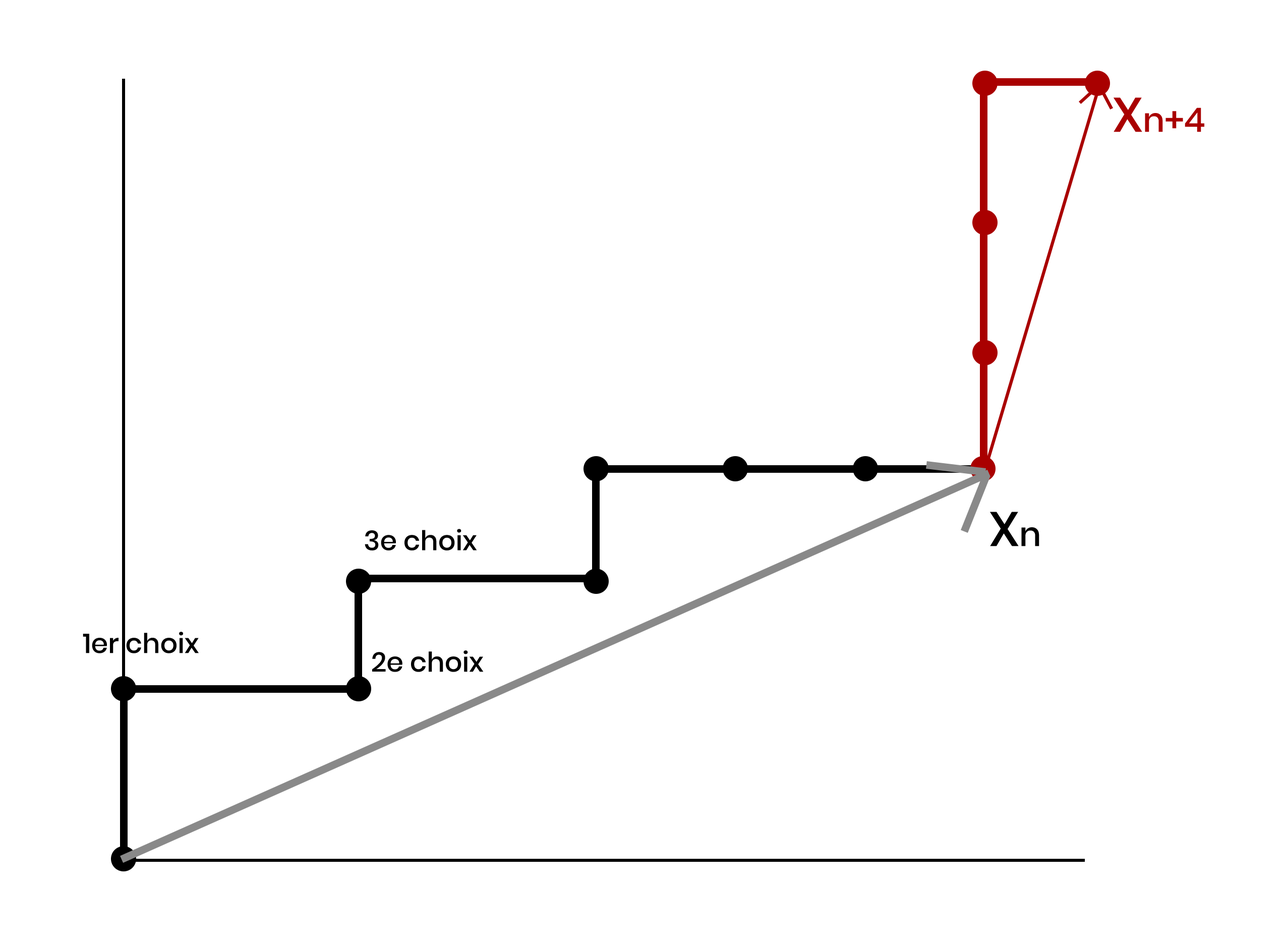
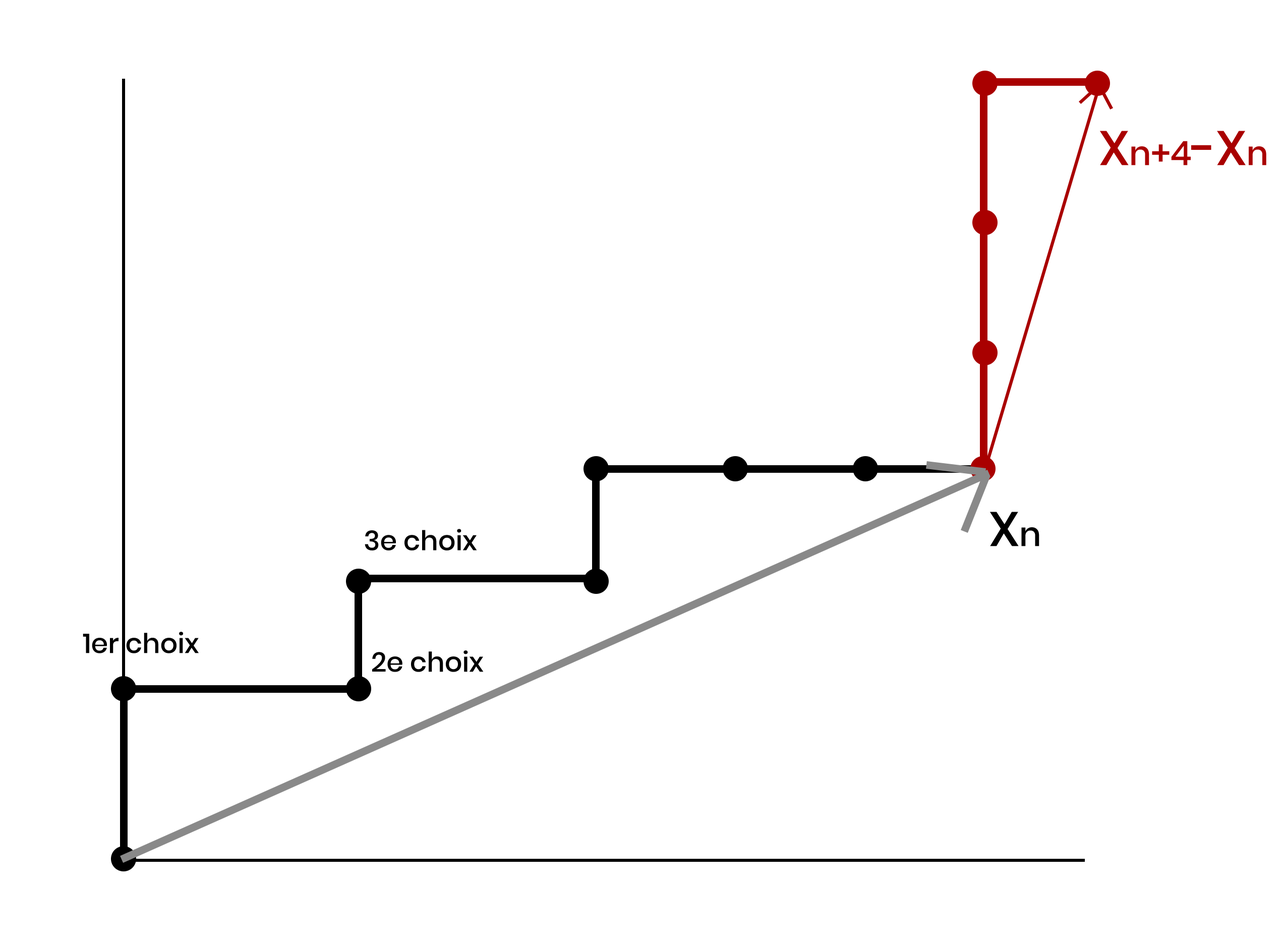
Revision of a layered 1283×938 image; what changed, layer by layer:
renamed "Xn+4" to "Xn+4-Xn", painted on it over (1100, 97, 1267, 166)
